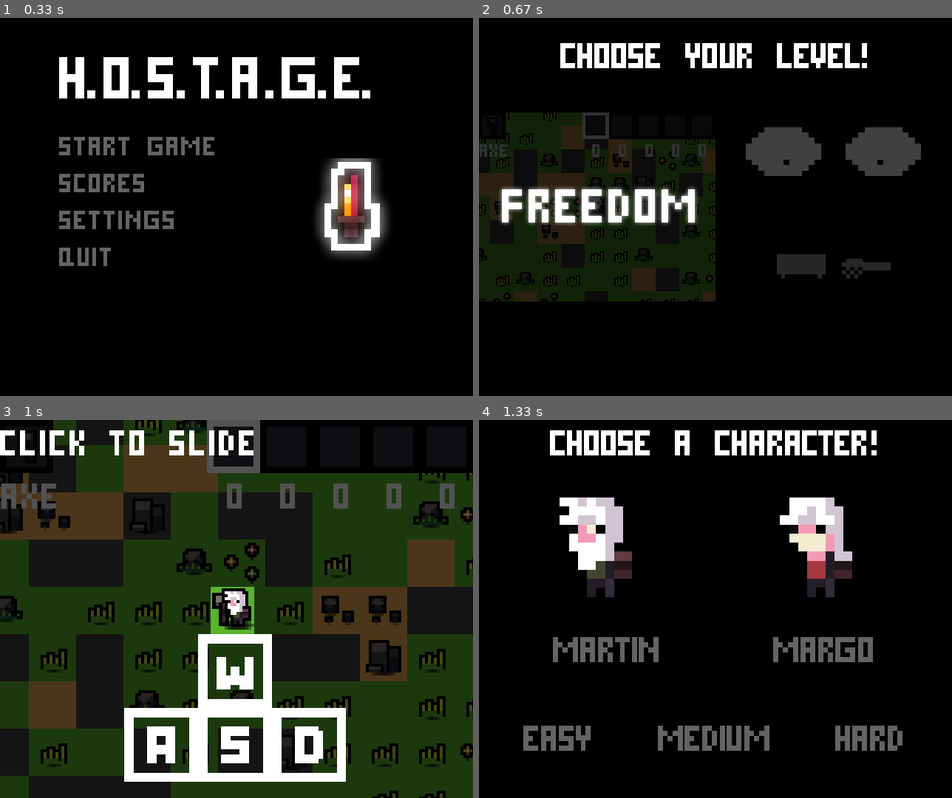
Above: before the commit, frames 1-4 (two rows, left to right).
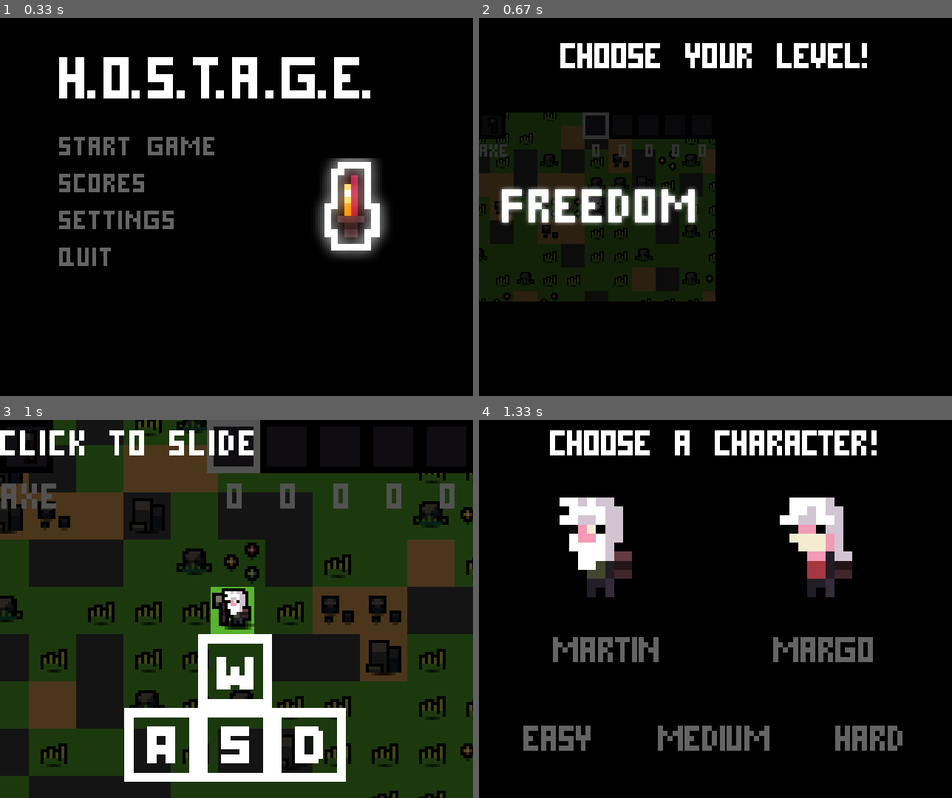
Above: after the commit, the same moments.

Repository: evilrise7/hostage
Game: pygame game, started from yandexpygame.py
The game is run twice, just before and just after one commit, with the same random seed, the same clock (stepped at 60 frames per second) and the same inputs.
Inputs (mouse positions are in pixels of both pictures, inside the frame that each line leads up to):
- Up to frame 1 (0.33 s): no input
- Up to frame 2 (0.67 s): click "Start Game" at 0.38 s
- Up to frame 3 (1 s): click (217, 624) at 0.72 s
- Up to frame 4 (1.33 s): tap Enter at 1 s

Frame 1 is identical in both runs. In frame 2, 4.0% of the frame differs, in the area x 56-94%, y 28-69%; in frame 3, nothing differs; in frame 4, nothing differs.

Commit message:
Исправлены недочеты. Проект завершен!

Diff:
--- a/yandexpygame.py
+++ b/yandexpygame.py
@@ -214,7 +214,8 @@
                "meat_block": load_image('meat_block.png')}
 
 # Переменная отвечает за запуск секретного уровня
-psycho_level = 1
+# 0 - выкл, 1 - вкл
+psycho_level = 0
 
 # Переменная ограничитель для частиц
 # H_WINDOW // 8 = Размер клетки на экране
